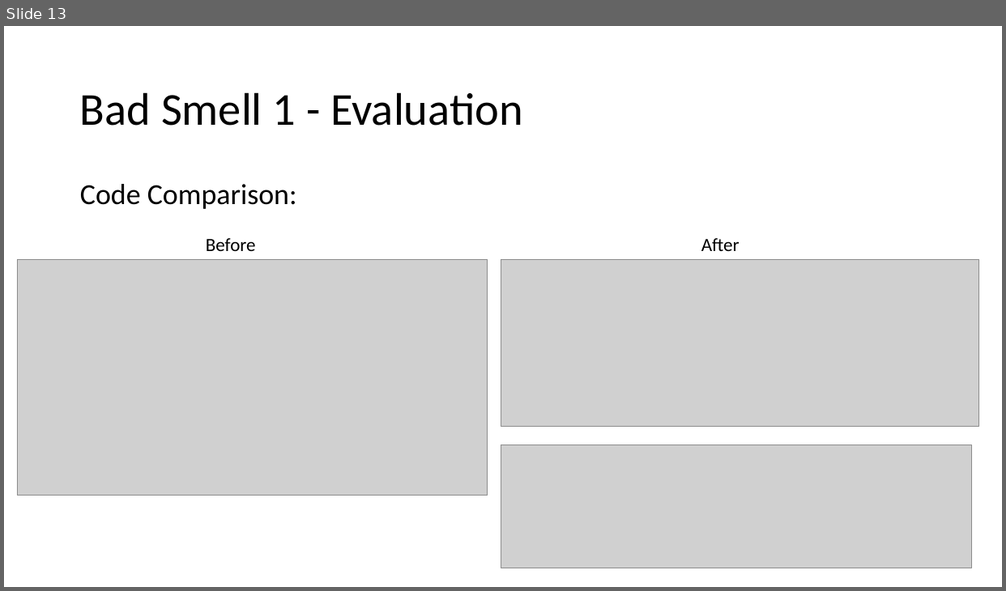
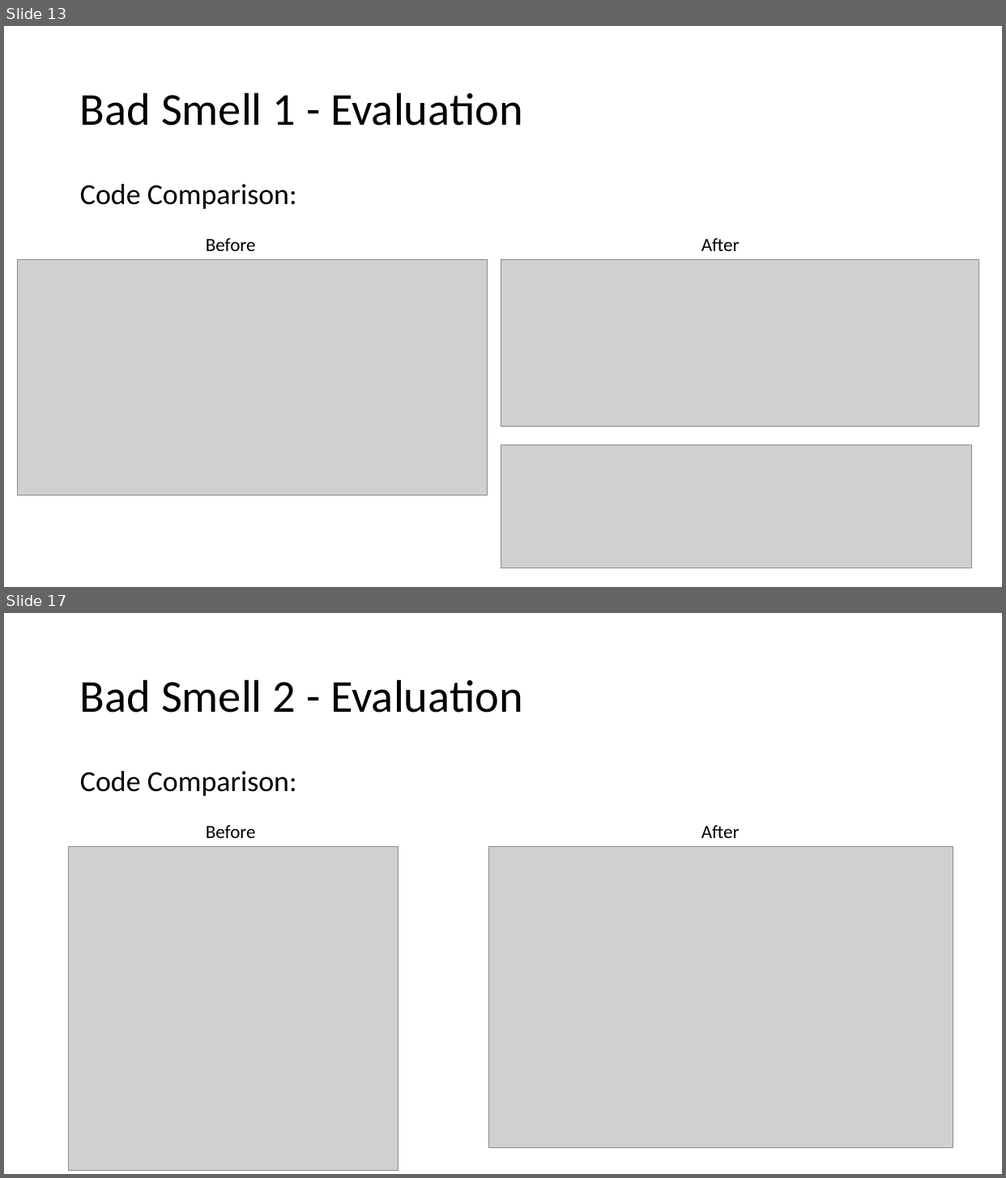
Before and after one commit to steven-snelling/PR301-Assignment_2, a slide deck: bad_smells.pptx. Shown one above the other, each under a label of ours: slide 13 before the commit, slides 13 and 17 after it; the slides between them are not shown. The pictures are 1006x591 and 1006x1178 pixels, drawn with LibreOffice and Linux fonts; fonts in the diff are those of the drawing; grey boxes stand for pictures. Boxes give left, top, right and bottom in pixels: in the first picture for what was removed or moved away, otherwise in the second. Text is boxed around its words. In the diff, an @@ line names an element or a change of style, - is before the commit and + after.

Commit message:
Updated documentation with work done from bad smell 2

```diff
--- a/bad_smells.pptx
+++ b/bad_smells.pptx
@@ slide 17 added at bbox=[4, 613, 1002, 1174], background #FFFFFF @@
@@ title added at bbox=[80, 679, 523, 713], 44 pt, text #000000 @@
+Bad Smell 2 - Evaluation
@@ text added at bbox=[80, 771, 297, 796], 28 pt, text #000000 @@
+Code Comparison:
@@ text added at bbox=[206, 825, 256, 838], 18 pt, text #000000 @@
+Before
@@ text added at bbox=[701, 825, 739, 838], 18 pt, text #000000 @@
+After
@@ picture added at bbox=[68, 846, 398, 1171] @@
@@ picture added at bbox=[489, 846, 953, 1148] @@
```
Also in this commit, not shown: 2 slides changed, 3 other slides added.
